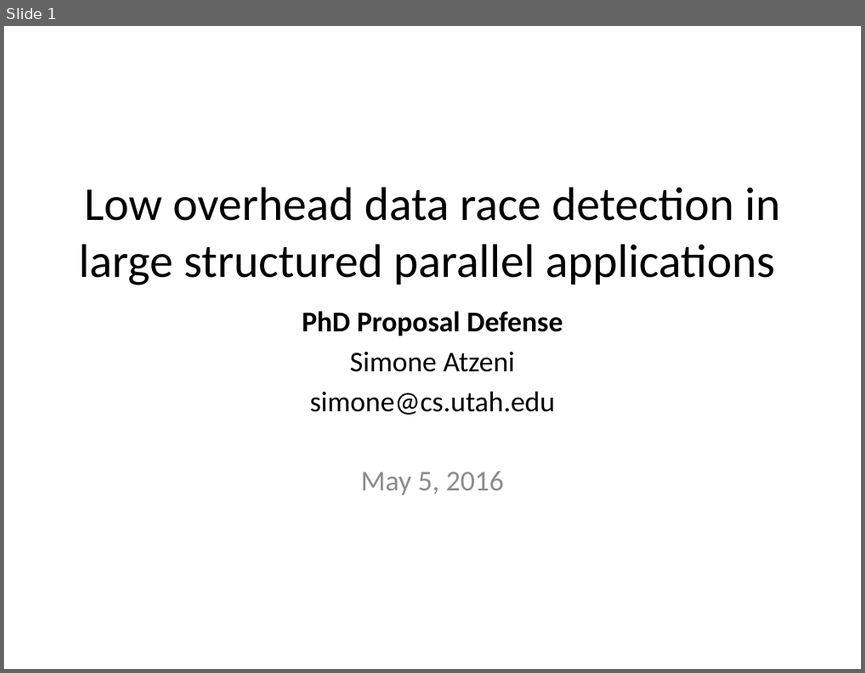
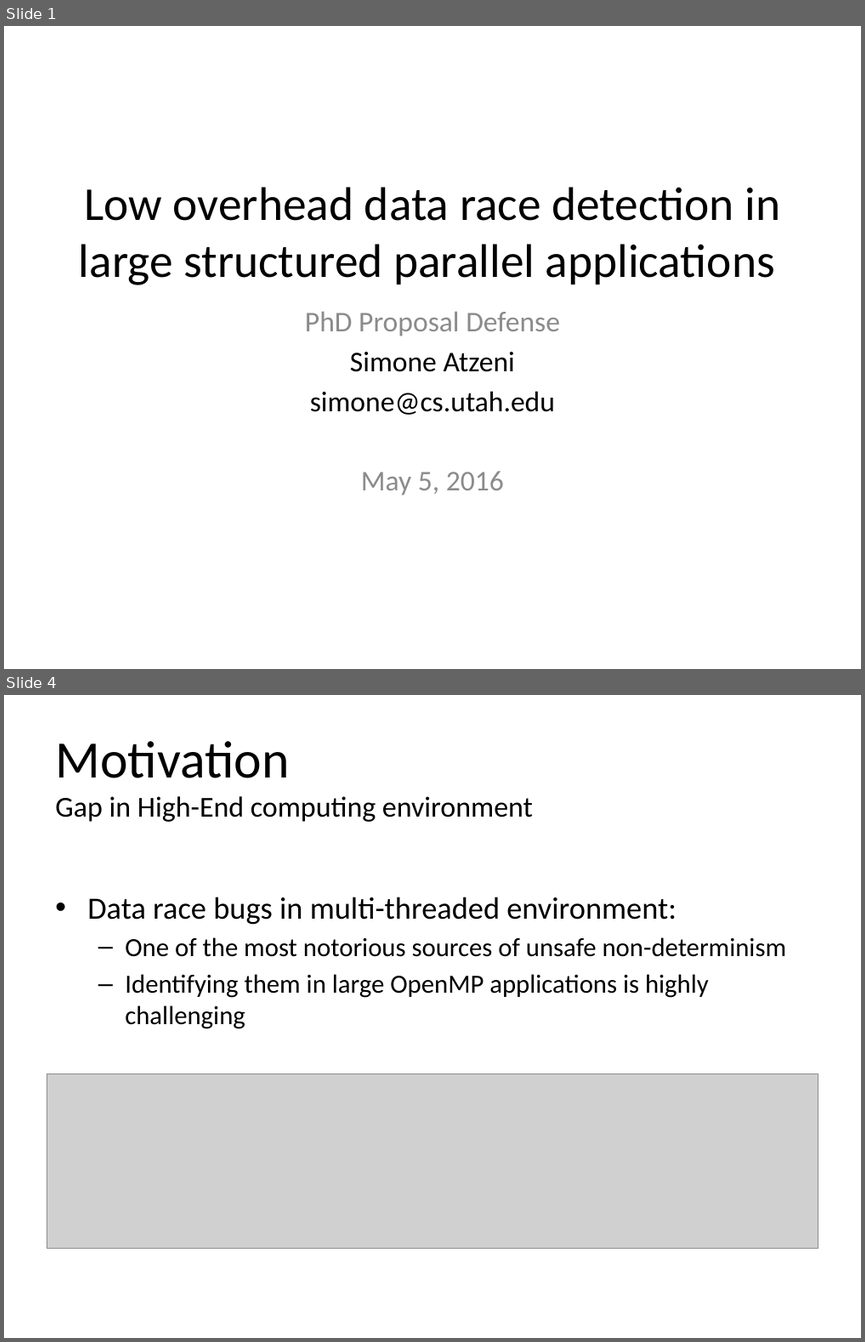
Before and after one commit to simoatze/oral_qualifier, a slide deck: presentation/presentation.pptx. Shown one above the other, each under a label of ours: slide 1 before the commit, slides 1 and 4 after it; the slides between them are not shown. The pictures are 865x673 and 865x1342 pixels, drawn with LibreOffice and Linux fonts; fonts in the diff are those of the drawing; grey boxes stand for pictures. Boxes give left, top, right and bottom in pixels: in the first picture for what was removed or moved away, otherwise in the second. Text is boxed around its words. In the diff, an @@ line names an element or a change of style, - is before the commit and + after.

```diff
--- a/presentation/presentation.pptx
+++ b/presentation/presentation.pptx
@@ slide 4 added at box(4, 695, 861, 1338), background #FFFFFF @@
@@ title added at box(55, 741, 533, 822), 24.3 pt, text #000000 @@
+Motivation
+Gap in High-End computing environment
@@ text added at box(87, 896, 786, 1029), 22 pt, text #000000 @@
+• Data race bugs in multi-threaded environment:
+  – One of the most notorious sources of unsafe non-determinism
+  – Identifying them in large OpenMP applications is highly challenging
@@ picture added at box(46, 1074, 818, 1248) @@
@@ slide 1 changed as well @@
@@ subtitle at box(305, 311, 560, 336): text colour #000000 to #8C8C8C, bold off in "PhD Proposal Defense" @@
```
Also in this commit, not shown: 3 other slides added, 1 slide removed, 2 other files.
